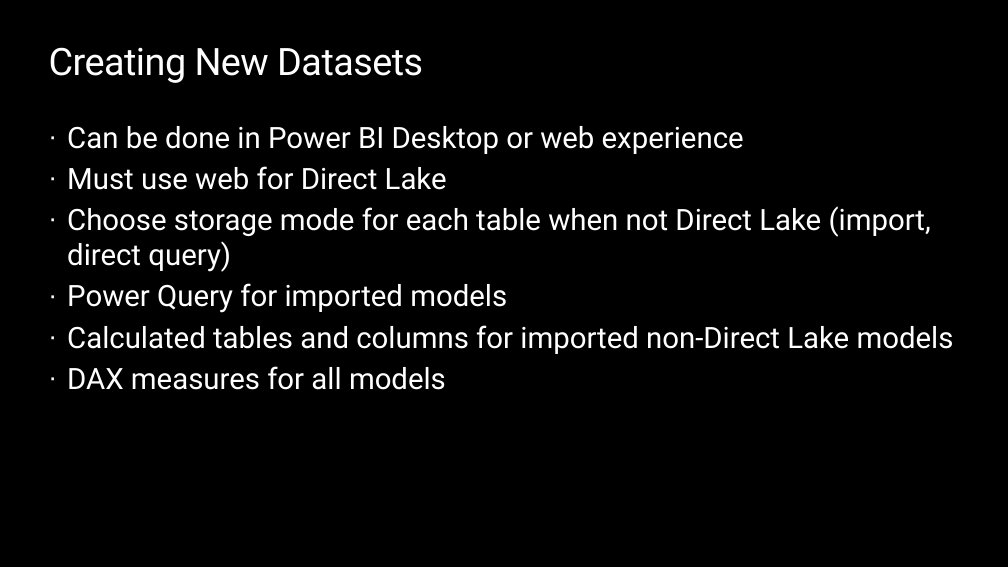
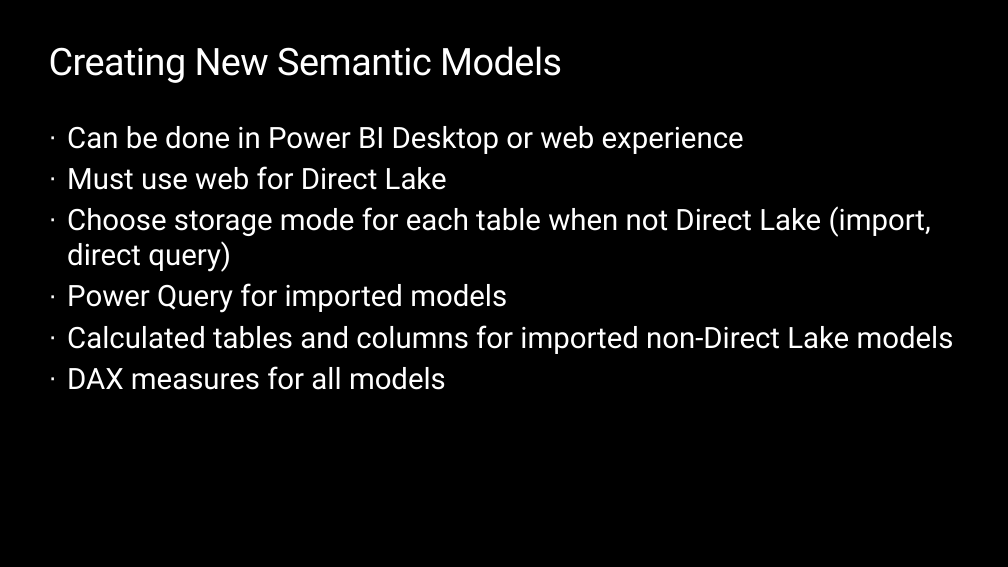
Before and after one commit to opsgility/fabric, a slide deck: slide 11 of slides/Dantoni-Opsgility-MSFabric-Module11.pptx. Drawn at 1008x567 pixels with LibreOffice and Linux fonts; fonts in the diff are those of the drawing; background and template pictures are left out. Boxes give left, top, right and bottom in pixels: in the first picture for what was removed or moved away, otherwise in the second. Text is boxed around its words. In the diff, an @@ line names an element or a change of style, - is before the commit and + after.

```diff
--- a/slides/Dantoni-Opsgility-MSFabric-Module11.pptx
+++ b/slides/Dantoni-Opsgility-MSFabric-Module11.pptx
@@ title at (x1=49, y1=46, x2=562, y2=83): text changed @@
-Creating New Datasets
+Creating New Semantic Models
```
Also in this commit, not shown: 14 other slides changed, 8 other files.
